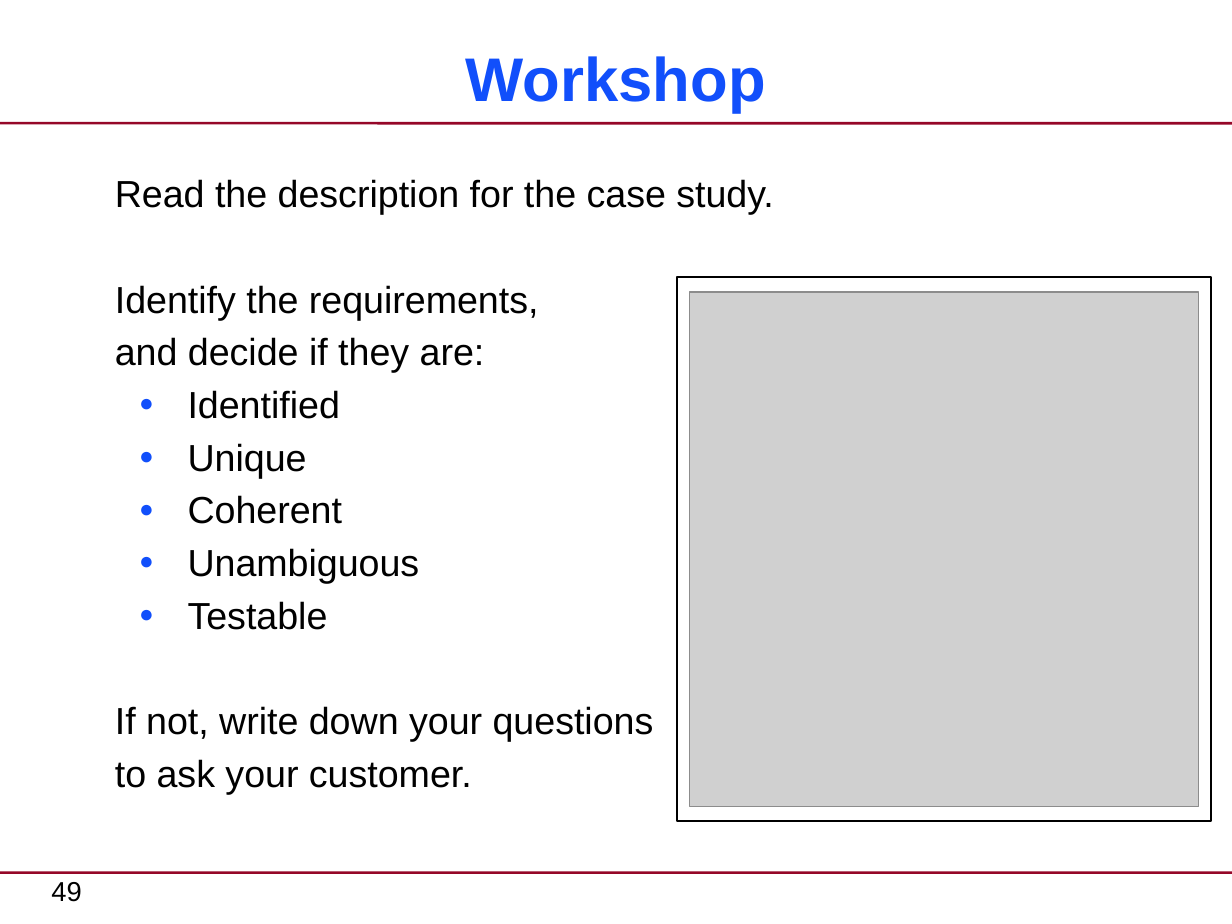
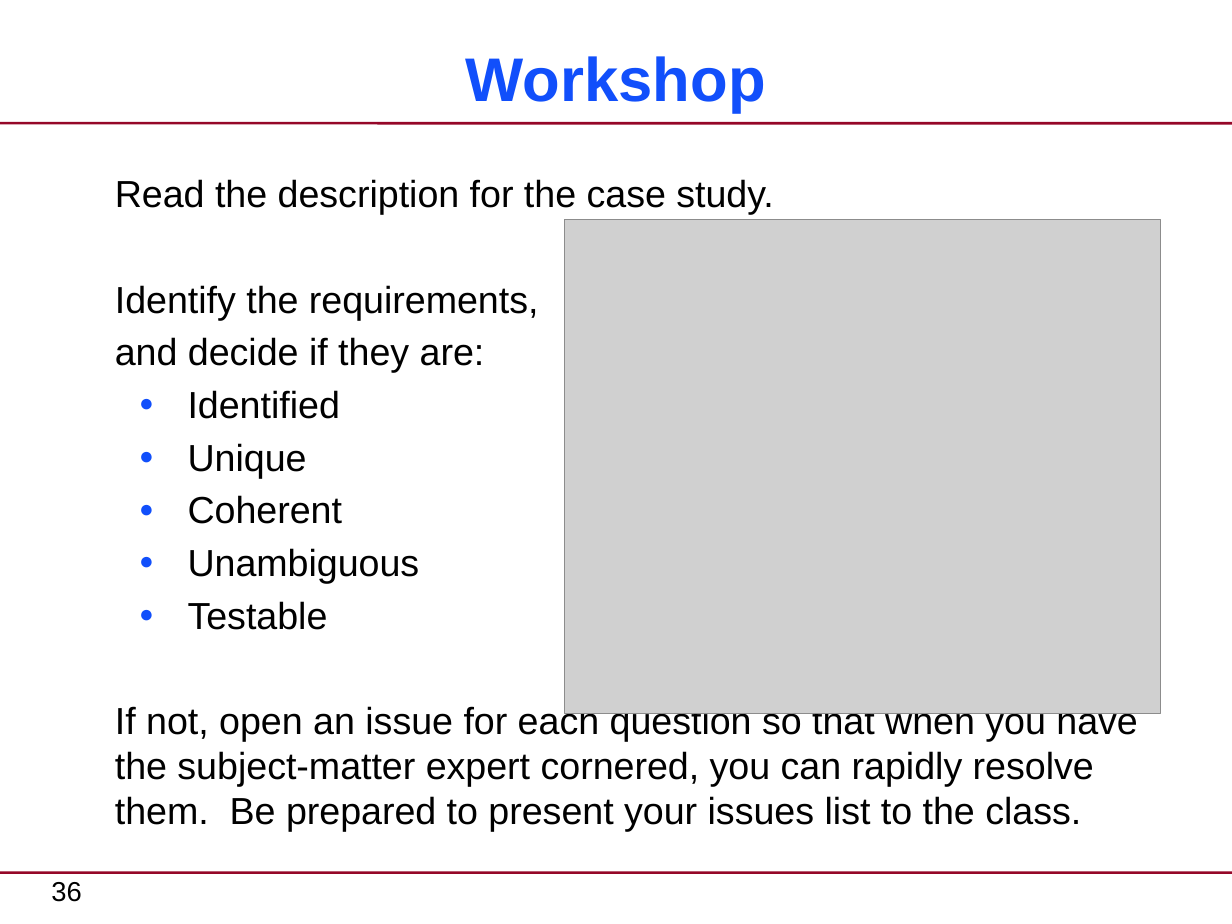
Before and after one commit to xtuml/training, a slide deck: slide 36 of courses/xtUML-Modeling/Requirements-Clarification/RequirementsClarification-CourseSlides.pptx (slide 49 before the commit). Drawn at 1232x924 pixels with LibreOffice and Linux fonts; fonts in the diff are those of the drawing; grey boxes stand for pictures. Boxes give left, top, right and bottom in pixels: in the first picture for what was removed or moved away, otherwise in the second. Text is boxed around its words. In the diff, an @@ line names an element or a change of style, - is before the commit and + after.

```diff
--- a/courses/xtUML-Modeling/Requirements-Clarification/RequirementsClarification-CourseSlides.pptx
+++ b/courses/xtUML-Modeling/Requirements-Clarification/RequirementsClarification-CourseSlides.pptx
@@ picture: place and size @@
-picture at (690,292,1199,807)
+picture at (564,219,1161,713)
@@ rectangle removed at (678,277,1212,822) @@
@@ text at (115,705,1137,832): text changed @@
-If not, write down your questions
-to ask your customer.
+If not, open an issue for each question so that when you have
+the subject-matter expert cornered, you can rapidly resolve them. Be prepared to present your issues list to the class.
@@ page number at (51,882,81,902): text changed @@
-49
+36
```
Also in this commit, not shown: 44 other slides changed, 17 slides added, 34 slides removed.
